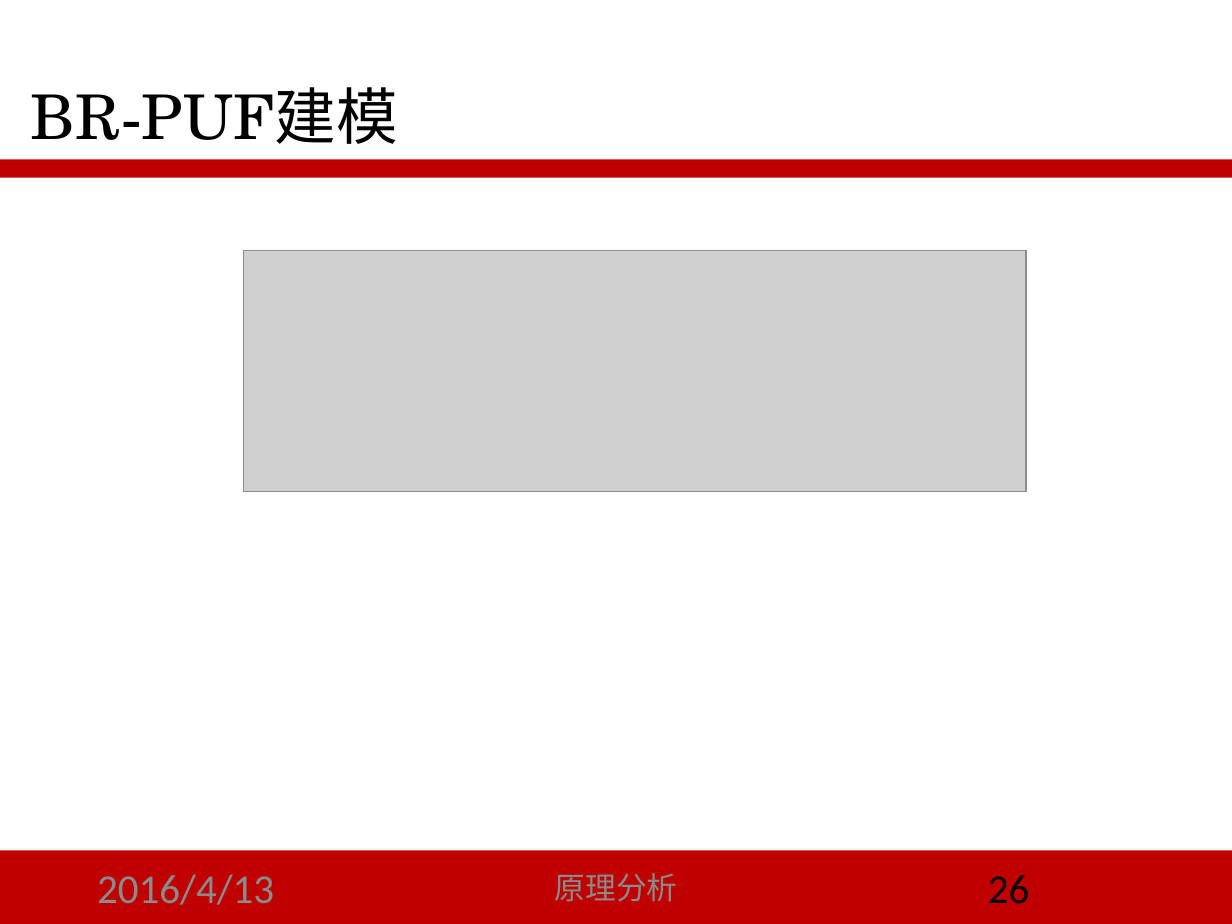
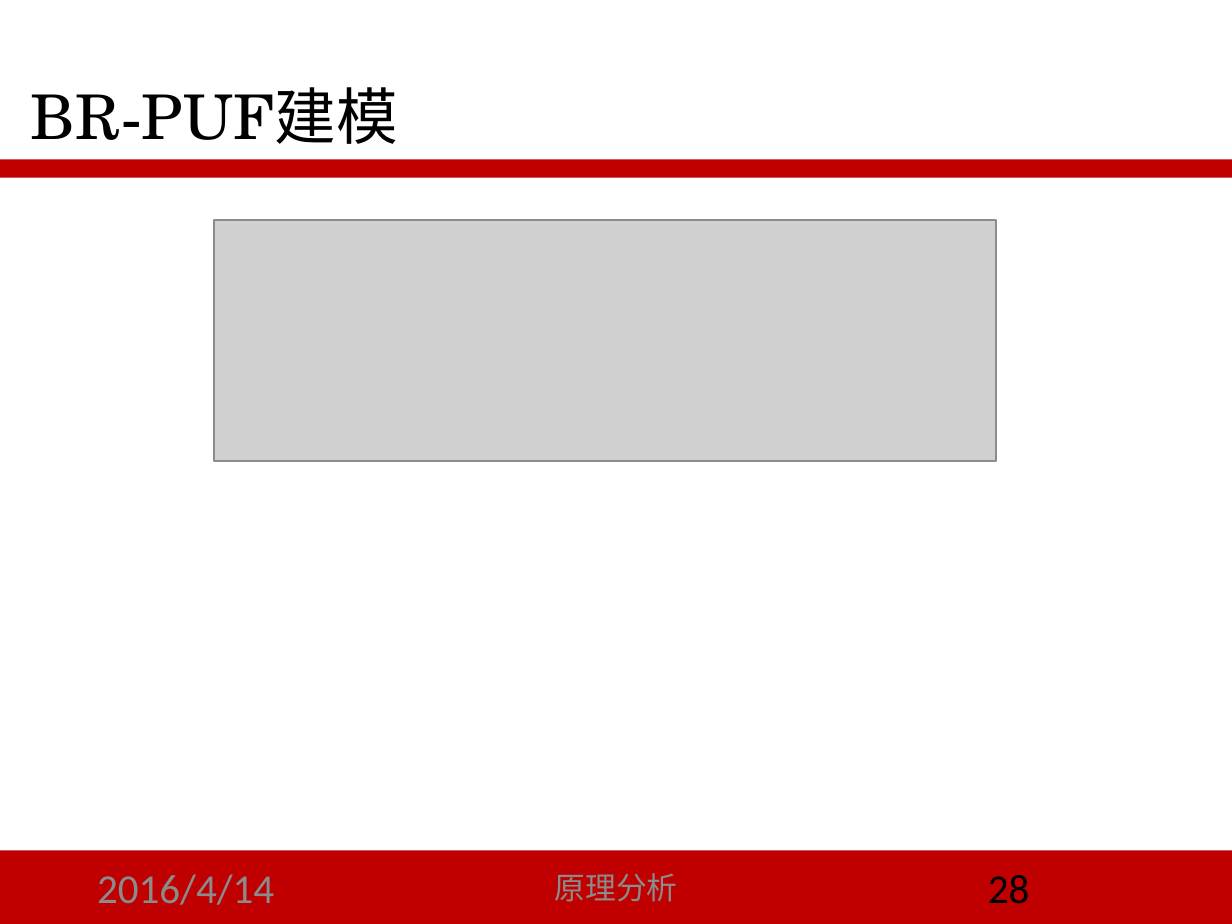
Before and after one commit to LoSealL/masterthesis, a slide deck: slide 28 of 答辩/script_02.pptx (slide 26 before the commit). Drawn at 1232x924 pixels with LibreOffice and Linux fonts; fonts in the diff are those of the drawing; grey boxes stand for pictures. Boxes give left, top, right and bottom in pixels: in the first picture for what was removed or moved away, otherwise in the second. Text is boxed around its words. In the diff, an @@ line names an element or a change of style, - is before the commit and + after.

```diff
--- a/答辩/script_02.pptx
+++ b/答辩/script_02.pptx
@@ picture: place and size @@
-picture at box(244, 250, 1026, 492)
+picture at box(214, 221, 997, 462)
@@ text at box(97, 874, 274, 905): text changed @@
-2016/4/13
+2016/4/14
@@ page number at box(988, 875, 1030, 904): text changed @@
-26
+28
```
Also in this commit, not shown: 44 other slides changed, 5 slides added, 11 other files.
